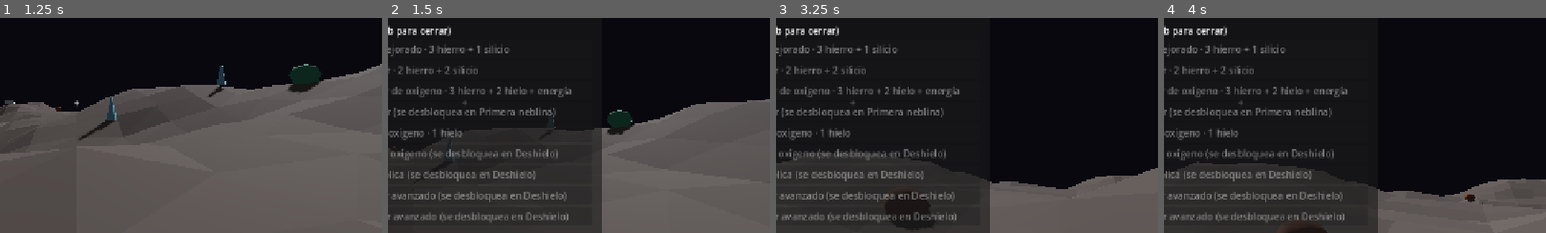
Above: before the commit, frames 1-4 (left to right).
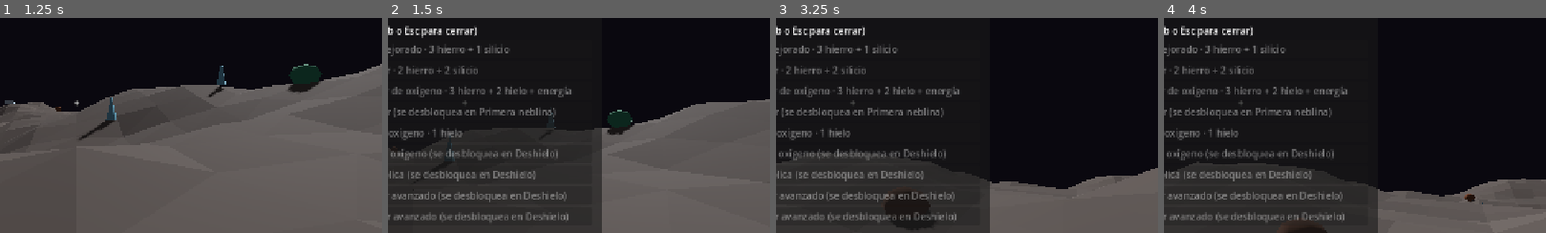
Above: after the commit, the same moments.

Repository: johnlobo/planetform
Game: Godot game, scene res://scenes/main.tscn
Two runs of this game, one before a commit and one after it. Both use one fixed random seed, a clock stepped at 60 frames per second and the inputs below.
Inputs (mouse positions are % of the whole screen's width and height, from its top left):
- Up to frame 1 (1.25 s): click "Jugar" at 0.5 s
- Up to frame 2 (1.5 s): tap Enter (ui_accept) at 1.25 s; move the mouse to (55, 50) at 1.27 s; hold W (move_forward) from 1.28 s (still down); hold Tab (craft) from 1.28 s (still down); click (55, 50) at 1.42 s
- Up to frame 3 (3.25 s): tap Space (jump) at 1.52, 2.27 s; tap Enter (ui_accept) at 2 s; move the mouse to (30, 55) at 2.02 s; release W (move_forward) at 2.03 s; release Tab (craft) at 2.03 s; hold S (move_back) 2.03-2.78 s; tap Tab (craft) at 2.1, 3.05 s; click (30, 55) at 2.17 s; move the mouse to (52, 48) at 2.77 s; hold W (move_forward) from 2.78 s (still down); hold Q (use_bottle) from 2.78 s (still down); click (52, 48) at 2.92 s
- Up to frame 4 (4 s): keep holding W (move_forward); tap Enter (ui_accept) at 3.5 s; move the mouse to (45, 70) at 3.52 s; release Q (use_bottle) at 3.53 s; tap C at 3.6 s; click (45, 70) at 3.67 s; tap Space (jump) at 3.77 s; tap Tab (craft) at 3.8 s
The pictures show only the part of the screen within x 40-90%, y 29-79%; the shares and areas given below are measured in that part.

Frame 1 is identical in both runs. In frame 2, 0.5% of the frame differs, in the area x 2-24%, y 3-10%; in frame 3, 0.5%; in frame 4, 0.5%.

Commit message:
Arreglar el ratón al abrir el menú con el crafteo abierto y cerrar el crafteo con Esc
- Al pulsar H con el crafteo abierto, el HUD cerraba el crafteo después
  de que el menú mostrara el ratón y lo volvía a capturar, así que no se
  podía hacer clic en el menú. Ahora se avisa al HUD antes de mostrarlo.
- En la pantalla de título no se guarda (Game.in_title): al perder el
  foco sin partida guardada se creaba una vacía y el título ofrecía
  "Continuar partida" sin haber jugado.
- Esc también cierra el menú de crafteo.

Co-Authored-By: Claude Opus 5.5 <noreply@anthropic.com>

Diff:
--- a/scripts/game_state.gd
+++ b/scripts/game_state.gd
@@ -87,6 +87,8 @@
 var _was_frozen := false
 # true desde que el jugador muere hasta que vuelve a la base.
 var dead := false
+# true mientras se muestra la pantalla de título: aún no se ha empezado a jugar.
+var in_title := false
 var ui_open := false
 var hint := ""
 # Construcciones colocadas: [{"kind", "x", "y", "z", "rot"}], para el guardado.
@@ -344,7 +346,8 @@
 func save_game() -> void:
 	# Guardar al morir dejaría una partida que vuelve a matar al cargarla.
 	# Fuera del árbol (al cerrar la aplicación) ya no hay jugador que guardar.
-	if dead or not is_inside_tree():
+	# En el título no se guarda: crearía una partida vacía sin haber jugado.
+	if dead or in_title or not is_inside_tree():
 		return
 	var data := {
 		"version": 1,
@@ -441,6 +444,7 @@
 	_was_cold = false
 	_was_frozen = false
 	dead = false
+	in_title = false
 	ui_open = false
 	machines = []
 	player_position = null
--- a/scripts/hud.gd
+++ b/scripts/hud.gd
@@ -92,6 +92,9 @@
 	elif event.is_action_pressed("craft") and not get_tree().paused:
 		_toggle_craft()
 		get_viewport().set_input_as_handled()
+	elif event.is_action_pressed("release_mouse") and craft_panel.visible:
+		_toggle_craft()
+		get_viewport().set_input_as_handled()
 
 
 ## Se llama al abrir el menú: cierra el crafteo y oculta la interfaz.
@@ -144,7 +147,7 @@
 	var box := VBoxContainer.new()
 	margin.add_child(box)
 	var title := Label.new()
-	title.text = "Crafteo (Tab para cerrar)"
+	title.text = "Crafteo (Tab o Esc para cerrar)"
 	box.add_child(title)
 	craft_list = VBoxContainer.new()
 	box.add_child(craft_list)
--- a/scripts/menu.gd
+++ b/scripts/menu.gd
@@ -95,14 +95,17 @@
 	_new_button.text = "Nueva partida"
 	visible = true
 	get_tree().paused = true
+	Game.in_title = _is_title
+	# Primero se avisa al HUD: al cerrar el crafteo vuelve a capturar el ratón.
+	opened.emit()
 	Input.mouse_mode = Input.MOUSE_MODE_VISIBLE
-	opened.emit()
 	_continue_button.grab_focus()
 
 
 func _close() -> void:
 	visible = false
 	_is_title = false
+	Game.in_title = false
 	get_tree().paused = false
 	# En el navegador el ratón solo se captura con un clic dentro del juego.
 	Input.mouse_mode = Input.MOUSE_MODE_VISIBLE if OS.has_feature("web") else Input.MOUSE_MODE_CAPTURED
Not shown, changed: README.md
